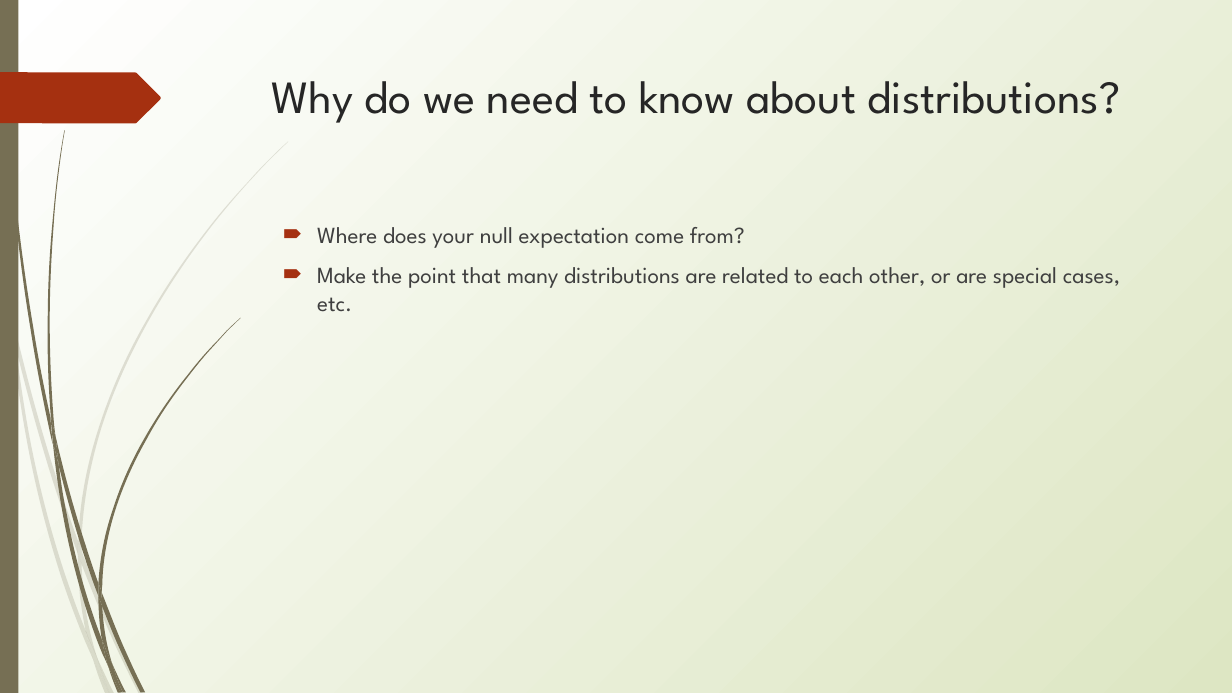
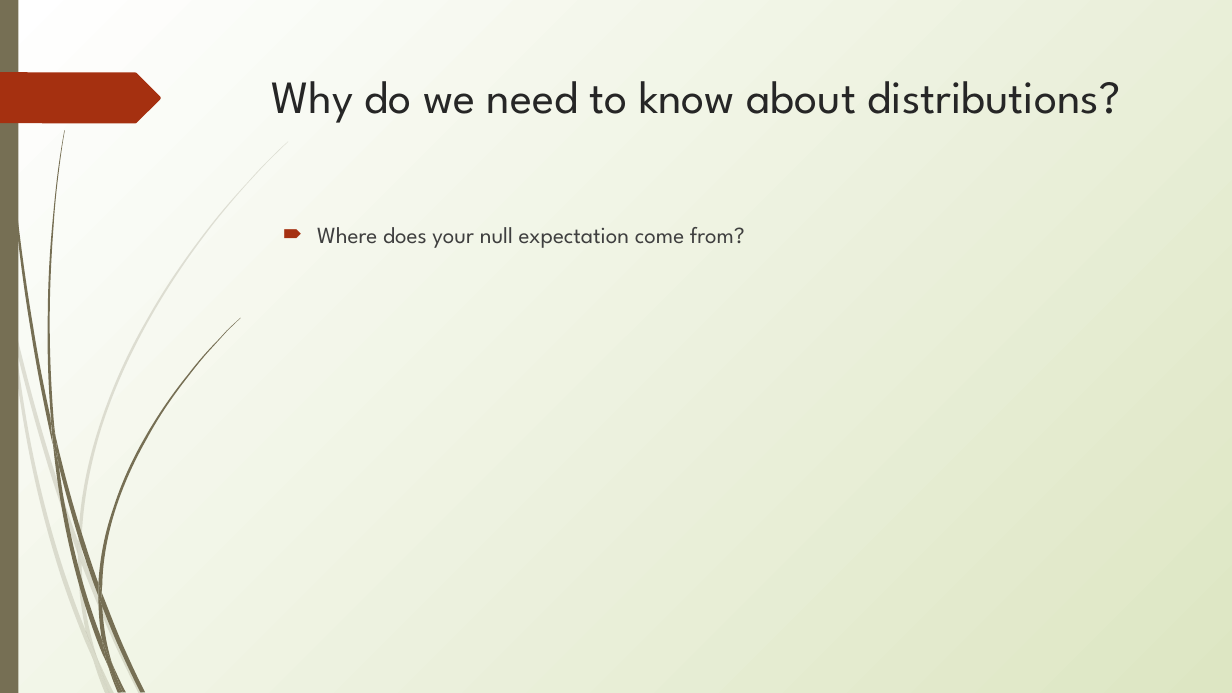
Before and after one commit to erynmcfarlane/GraduateStatsClass, a slide deck: slide 4 of Lecture2_v1.pptx. Drawn at 1232x693 pixels with LibreOffice and Linux fonts; fonts in the diff are those of the drawing. Boxes give left, top, right and bottom in pixels: in the first picture for what was removed or moved away, otherwise in the second. Text is boxed around its words. In the diff, an @@ line names an element or a change of style, - is before the commit and + after.

Commit message:
working on lecture 2

```diff
--- a/Lecture2_v1.pptx
+++ b/Lecture2_v1.pptx
@@ text at (317, 267, 1120, 312): paragraph removed @@
-🠶 Make the point that many distributions are related to each other, or are special cases, etc.
```
Also in this commit, not shown: 3 other slides changed, 2 slides added, 1 slide removed.
